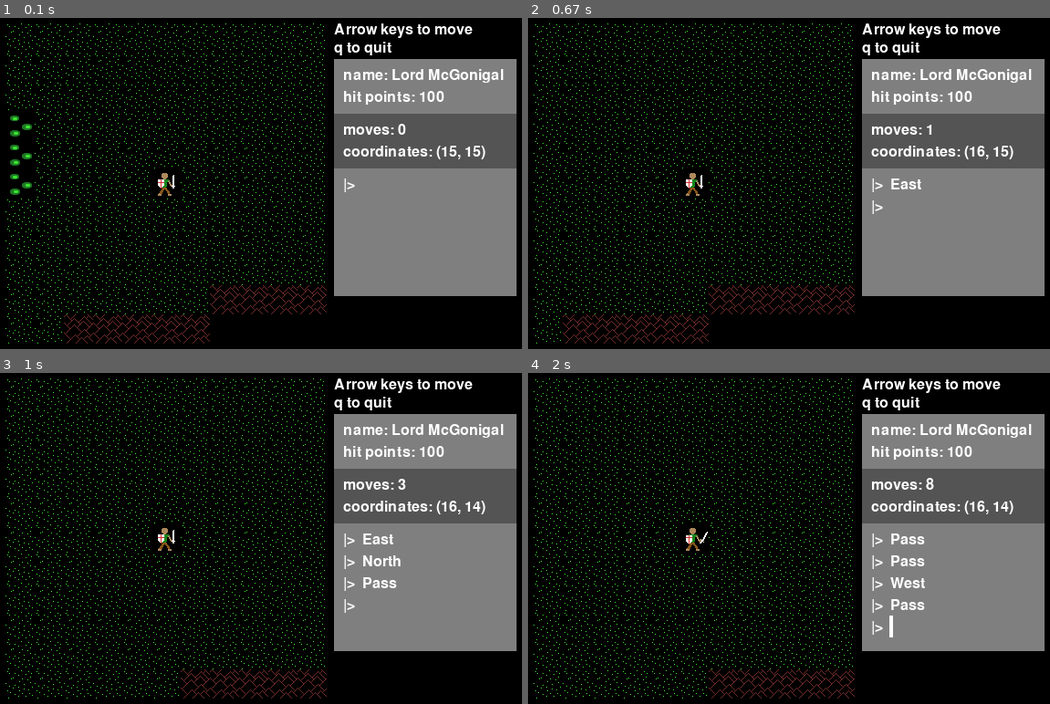
Above: before the commit, frames 1-4 (two rows, left to right).
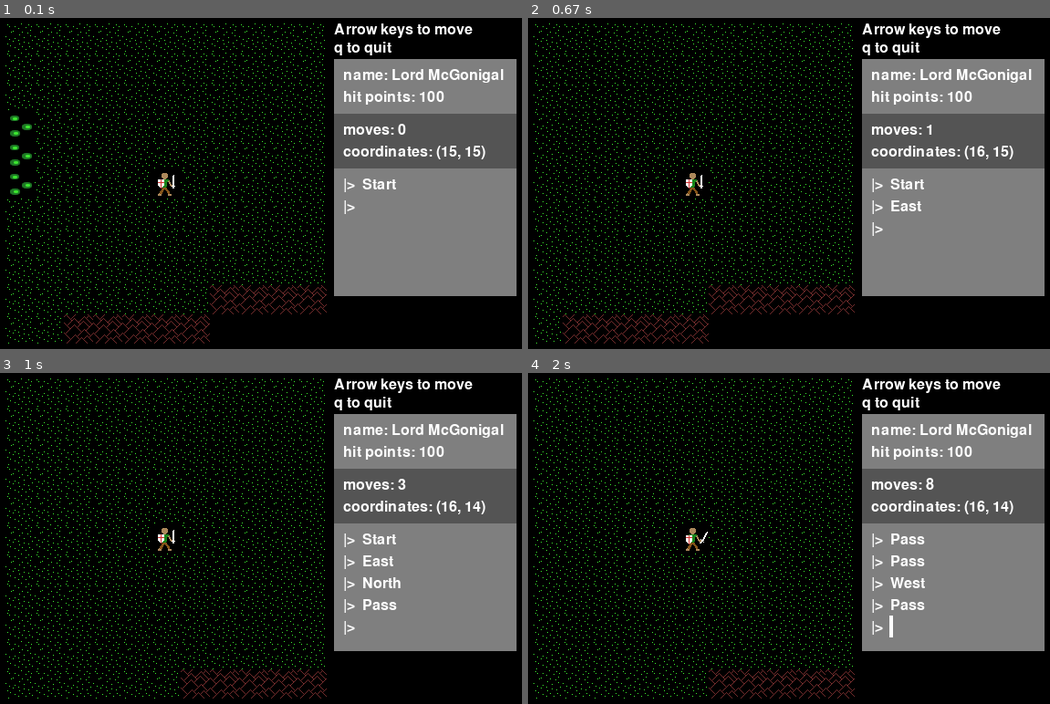
Above: after the commit, the same moments.

Repository: josh-reynolds/Python
Game: pygame game, started from pygame/nulltima/demo.py
Same seed, same stepped clock (60 frames per second), same inputs: the game is played once before the commit and once after it.
Inputs:
- Up to frame 1 (0.1 s): no input
- Up to frame 2 (0.67 s): hold Right from 0.33 s (still down)
- Up to frame 3 (1 s): release Right at 0.8 s; hold Up from 0.83 s (still down); tap Space at 0.9 s
- Up to frame 4 (2 s): release Up at 1.13 s; hold Right 1.17-1.63 s; tap Space at 1.23, 1.53, 1.73 s; hold Left from 1.67 s (still down)

The runs differ from the first frame. In frame 1, 0.1% of the frame differs, in the area x 65-76%, y 48-60%; in frame 2, 0.2%; in frame 3, 0.5%, in the area x 65-77%, y 48-80%; in frame 4, nothing differs.

Commit message:
Changing Console to use a message queue instead of the Observer model

Diff:
--- a/pygame/nulltima/game.py
+++ b/pygame/nulltima/game.py
@@ -106,7 +106,6 @@
 class Console(Component):
     def __init__(self, pos):
         super().__init__(pos)
-        Game.level.add_observer(self)
         self.bg = Color('gray50')
         self.lines = []
         self.maxlines = 5
@@ -115,10 +114,16 @@
         self.prompt_color = self.bg
         self.time = 0
         self.animation_delay = 40
-        self.on_notify(last_move=None, player_position=None)
+        Game.message_queue.append('Start')
         self.render()
 
     def update(self):
+        for item in Game.message_queue:
+            if self.lines:
+                self.lines.pop()                  # remove the empty prompt line
+            self.lines.append(self.prompt + item)
+            self.lines.append(self.prompt)        # and put it back again...
+            Game.message_queue.remove(item)
         if len(self.lines) > self.maxlines:
             self.lines.pop(0)
         self.time += 1
@@ -147,13 +152,6 @@
         pygame.draw.rect(self.img, self.prompt_color, cursor_rect)
         Game.screen.blit(self.img, self.rect)
 
-    def on_notify(self, last_move, player_position):
-        if self.lines:
-            self.lines.pop()                  # remove the empty prompt line
-        if last_move:
-            self.lines.append(self.prompt + last_move)
-        self.lines.append(self.prompt)        # and put it back again...
-
 class Level:
     options = {
             'id': 0,
@@ -225,6 +223,7 @@
     def do_event(self, event):
         if event.type == KEYDOWN:
             self.do_shortcut(event)
+            Game.message_queue.append(self.last_move)
             for observer in self.observers:
                 observer.on_notify(self.last_move, self.player.pos)
             self.spawn()
@@ -261,6 +260,7 @@
     levels = []
     screen = None
     bg = Color('gray')
+    message_queue = []
 
     def __init__(self):
         pygame.init()
